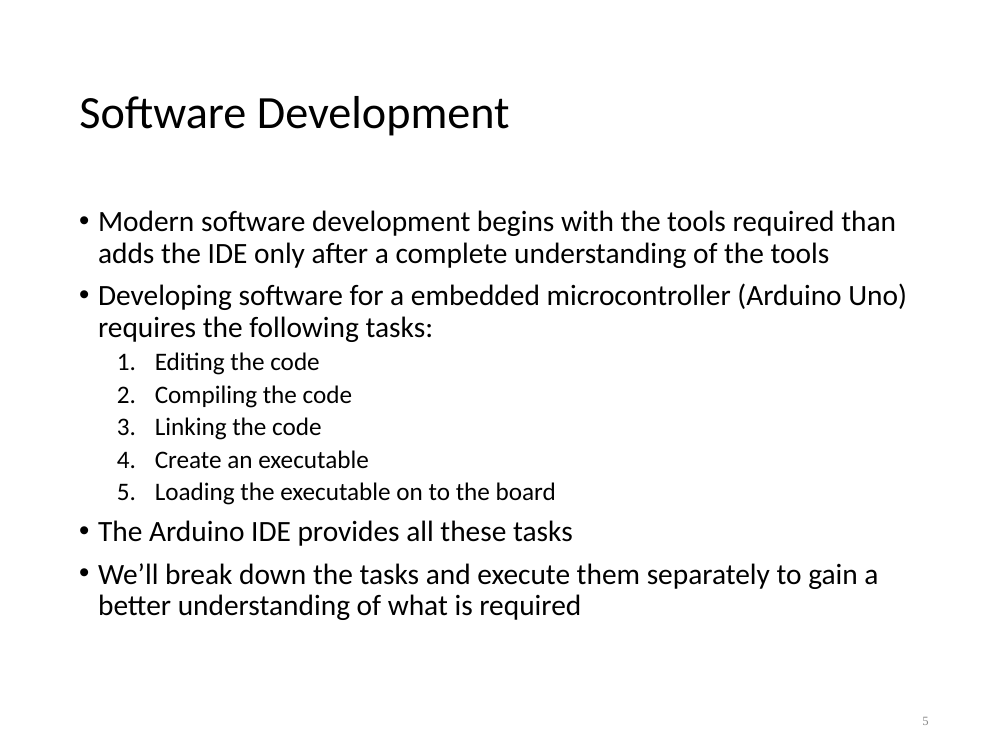
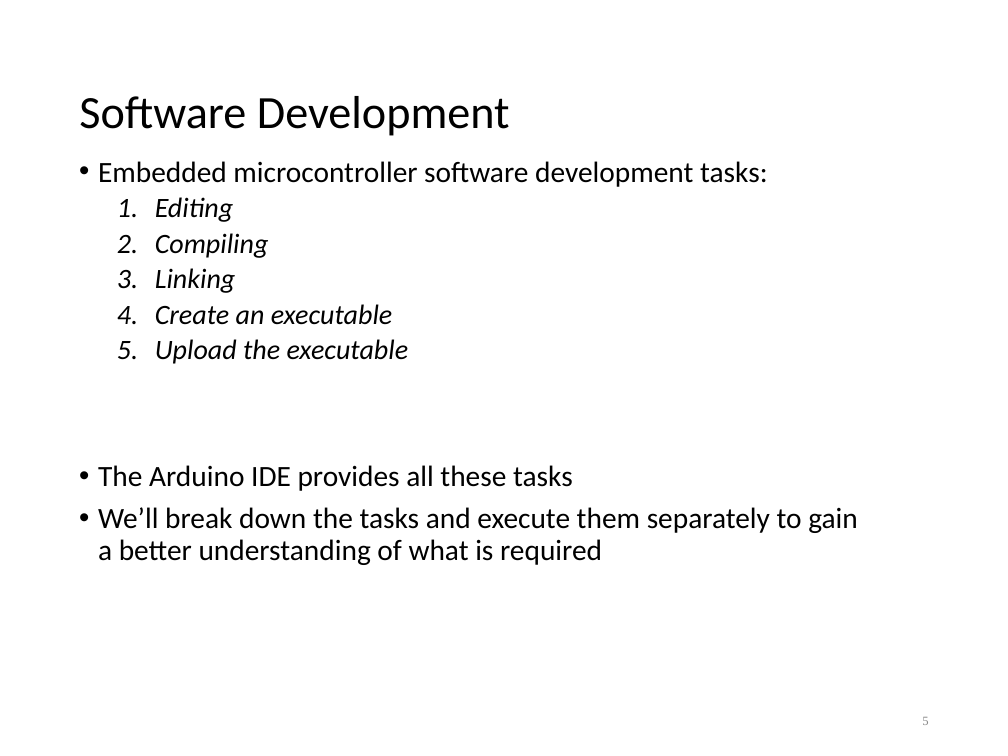
Before and after one commit to lkoepsel/Labs_10C_Class, a slide deck: slide 5 of lec1bIntro.ppt. Drawn at 1008x756 pixels with LibreOffice and Linux fonts; fonts in the diff are those of the drawing. Boxes give left, top, right and bottom in pixels: in the first picture for what was removed or moved away, otherwise in the second. Text is boxed around its words. In the diff, an @@ line names an element or a change of style, - is before the commit and + after.

```diff
--- a/lec1bIntro.ppt
+++ b/lec1bIntro.ppt
@@ text "Embedded microcontroller software development tasks:": place and size @@
-text "Embedded microcontroller software development tasks:" at (98,210,907,620)
+text "Embedded microcontroller software development tasks:" at (98,161,858,565)
@@ text at (98,161,768,293): text changed @@
-• Modern software development begins with the tools required than adds the IDE only after a complete understanding of the tools
-• Developing software for a embedded microcontroller (Arduino Uno) requires the following tasks:
-  1. Editing the code
-  2. Compiling the code
-  3. Linking the code
+• Embedded microcontroller software development tasks:
+  1. Editing
+  2. Compiling
+  3. Linking
@@ text at (155,304,393,325): size 18 to 20 pt, italic on in "Create an executable" @@
@@ text at (155,339,409,364): text changed; size 18 to 20 pt; italic on @@
-  5. Loading the executable on to the board
+  5. Upload the executable
```
Also in this commit, not shown: 6 other slides changed, 2 slides added, 22 other files.
